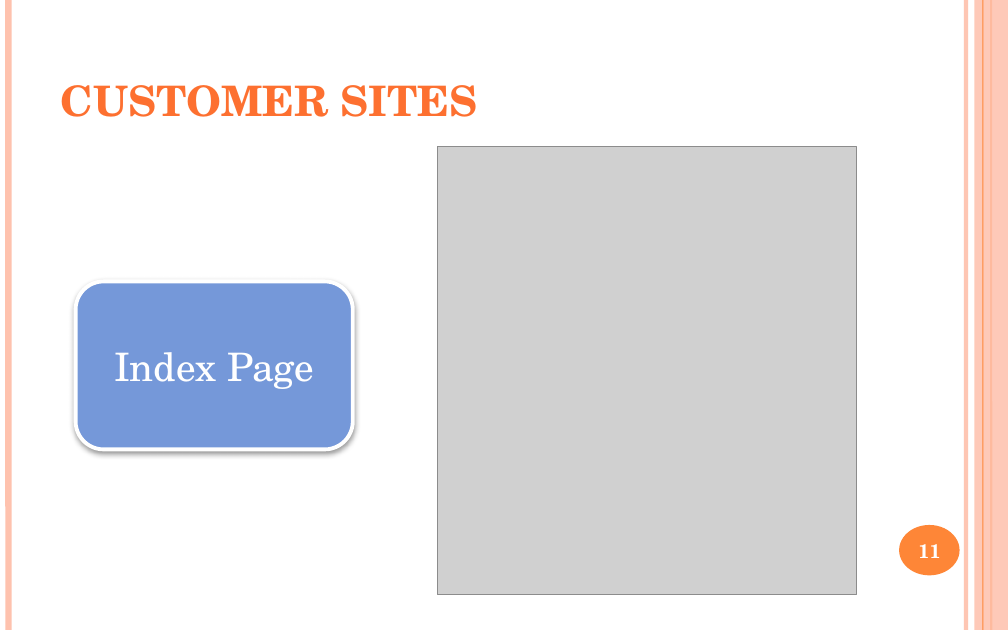
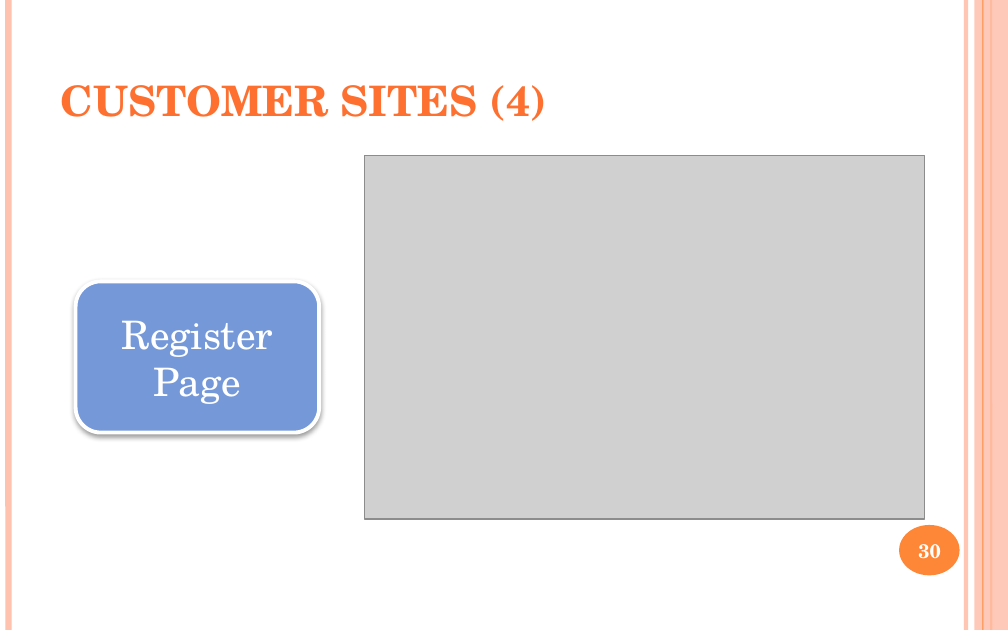
Before and after one commit to yutovsjohan/final_project, a slide deck: slide 30 of document_final/final_project.pptx (slide 11 before the commit). Drawn at 1008x630 pixels with LibreOffice and Linux fonts; fonts in the diff are those of the drawing; grey boxes stand for pictures. Boxes give left, top, right and bottom in pixels: in the first picture for what was removed or moved away, otherwise in the second. Text is boxed around its words. In the diff, an @@ line names an element or a change of style, - is before the commit and + after.

```diff
--- a/document_final/final_project.pptx
+++ b/document_final/final_project.pptx
@@ title at box(60, 85, 547, 121): text changed @@
-CUSTOMER SITES
+CUSTOMER SITES (4)
@@ picture: place and size @@
-picture at box(437, 147, 857, 595)
+picture at box(365, 155, 925, 519)
@@ rounded rectangle "Register Page": place and size @@
-rounded rectangle "Register Page" at box(76, 281, 353, 450)
+rounded rectangle "Register Page" at box(76, 281, 320, 432)
@@ text in rounded rectangle at box(121, 320, 273, 404): text changed @@
-Index Page
+Register Page
@@ page number at box(918, 544, 941, 559): text changed @@
-11
+30
```
Also in this commit, not shown: 13 other slides changed, 18 slides added, 41 other files.
